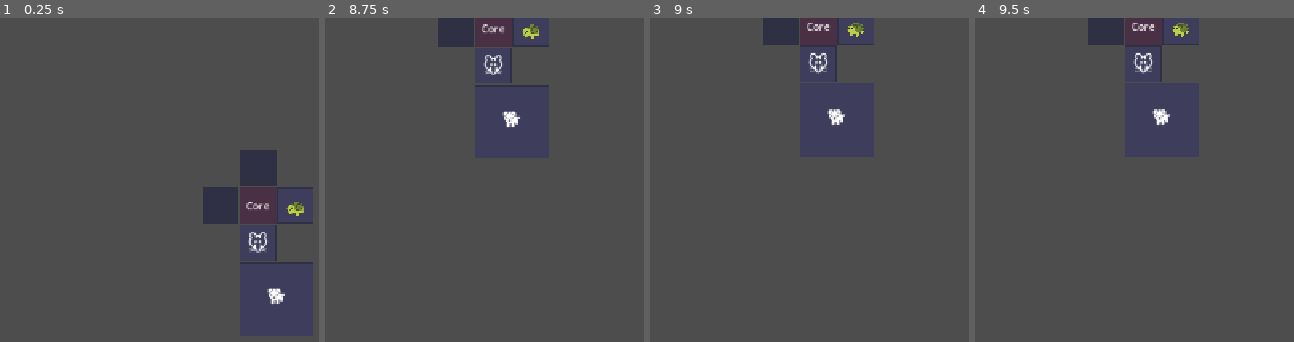
Above: before the commit, frames 1-4 (left to right).
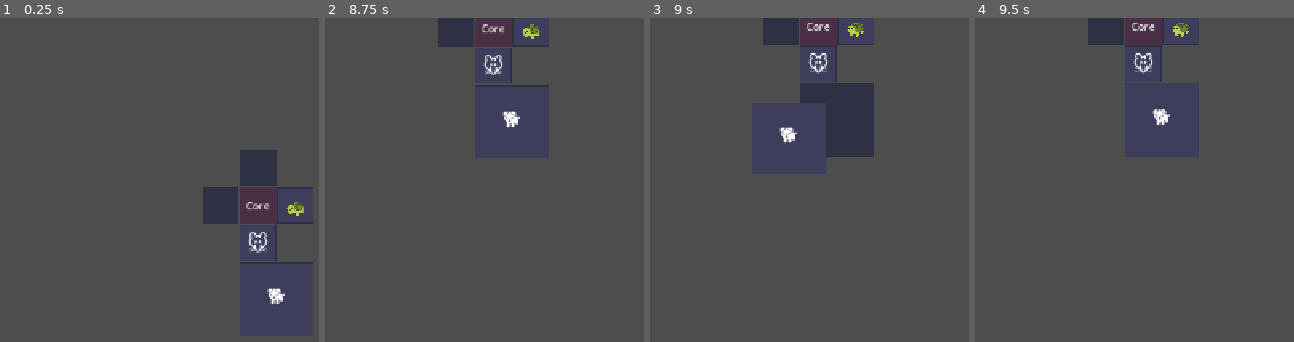
Above: after the commit, the same moments.

Repository: seekerzz/tower-html
Game: Godot game, scene res://src/Scenes/Tests/TestGridScene.tscn
Two runs of this game, one before a commit and one after it. Both use one fixed random seed, a clock stepped at 60 frames per second and the inputs below. The project has no main scene, so this scene is started directly.
Inputs (mouse positions are in pixels of both pictures, inside the frame that each line leads up to):
- Up to frame 1 (0.25 s): no input
- Up to frame 2 (8.75 s): tap Enter at 0.5, 2, 4.25 s; drag from (583, 205) to (621, 319) at 0.52 s; tap Space at 1.25, 3.5, 5 s; drag from (583, 241) to (567, 332) at 1.27 s; move the mouse to (583, 167) at 2.02 s; hold Right (ui_right) 2.03-2.75 s; click (583, 167) at 2.17 s; drag from (532, 205) to (366, 176) at 2.77 s; drag from (455, 205) to (532, 319) at 3.52 s; drag from (494, 241) to (487, 131) at 4.27 s; move the mouse to (532, 205) at 5.02 s; hold Down (ui_down) 5.03-5.75 s; click (532, 205) at 5.17 s; drag from (494, 192) to (449, 264) at 5.77 s; drag from (532, 189) to (455, 115) at 6.52 s; drag from (494, 228) to (567, 332) at 7.27 s; move the mouse to (532, 228) at 8.02 s; hold Down (ui_down) from 8.03 s (still down); click (532, 228) at 8.17 s
- Up to frame 3 (9 s): release Down (ui_down) at 8.75 s; drag from (838, 121) to (691, 176) at 8.77 s
- Up to frame 4 (9.5 s): no input

Frames 1-2 are identical in both runs. In frame 3, 0.4% of the frame differs, in the area x 40-62%, y 27-39%; in frame 4, nothing differs.

Commit message:
Implement drag-and-drop system for units on the grid
- Added drag interaction to `Unit.gd` with visual ghost feedback.
- Implemented `try_move_unit` in `GridManager.gd` handling Move, Swap, Merge, and Devour logic.
- Added `handle_unit_drop` to convert world position to grid coordinates, accounting for unit size offsets.
- Verified merging and invalid drop behavior.

Diff:
--- a/src/Scripts/GridManager.gd
+++ b/src/Scripts/GridManager.gd
@@ -54,17 +54,32 @@
 	add_child(unit)
 	unit.position = tile.position + Vector2((w-1) * TILE_SIZE * 0.5, (h-1) * TILE_SIZE * 0.5)
 
+	unit.grid_pos = Vector2i(x, y) # Set grid pos
+
 	# Mark tiles as occupied
+	_set_tiles_occupied(x, y, w, h, unit)
+
+	return true
+
+func _set_tiles_occupied(x: int, y: int, w: int, h: int, unit):
 	for dx in range(w):
 		for dy in range(h):
 			var t_key = get_tile_key(x + dx, y + dy)
-			var t = tiles[t_key]
-			if dx == 0 and dy == 0:
-				t.unit = unit
-			else:
-				t.occupied_by = Vector2i(x, y)
-
-	return true
+			if tiles.has(t_key):
+				var t = tiles[t_key]
+				if dx == 0 and dy == 0:
+					t.unit = unit
+				else:
+					t.occupied_by = Vector2i(x, y)
+
+func _clear_tiles_occupied(x: int, y: int, w: int, h: int):
+	for dx in range(w):
+		for dy in range(h):
+			var t_key = get_tile_key(x + dx, y + dy)
+			if tiles.has(t_key):
+				var t = tiles[t_key]
+				t.unit = null
+				t.occupied_by = Vector2i.ZERO
 
 func can_place_unit(x: int, y: int, w: int, h: int, exclude_unit = null) -> bool:
 	for dx in range(w):
@@ -73,8 +88,16 @@
 			if !tiles.has(key): return false
 			var tile = tiles[key]
 			if tile.type == "core": return false
+
+			# If checking for swap (exclude_unit is set), we are more permissive?
+			# Actually, standard check:
 			if tile.unit and tile.unit != exclude_unit: return false
-			if tile.occupied_by != Vector2i.ZERO and (!exclude_unit or tile.occupied_by != Vector2i(x,y)): # Simplified check
+
+			# Occupied by multi-tile unit
+			if tile.occupied_by != Vector2i.ZERO:
+				# If we are excluding a unit, we should also ignore occupancy from that unit
+				if exclude_unit and tile.occupied_by == exclude_unit.grid_pos:
+					continue
 				return false
 	return true
 
@@ -82,3 +105,192 @@
 	if GameManager.is_wave_active: return
 	# Handling selection/movement logic would go here
 	print("Clicked tile: ", tile.x, ",", tile.y)
+
+# Drag and Drop Logic
+func handle_unit_drop(unit):
+	# Calculate target grid coords
+	# Unit position is local to GridManager
+	# The unit's position is its center.
+	# To get the top-left tile coordinate, we need to adjust for size.
+
+	var w = unit.unit_data.size.x
+	var h = unit.unit_data.size.y
+
+	var offset = Vector2((w-1) * TILE_SIZE * 0.5, (h-1) * TILE_SIZE * 0.5)
+	var top_left_pos = unit.position - offset
+
+	var grid_x = round(top_left_pos.x / TILE_SIZE)
+	var grid_y = round(top_left_pos.y / TILE_SIZE)
+
+	var target_tile_key = get_tile_key(grid_x, grid_y)
+	if !tiles.has(target_tile_key):
+		unit.return_to_start()
+		return
+
+	var target_tile = tiles[target_tile_key]
+	var from_tile_key = get_tile_key(unit.grid_pos.x, unit.grid_pos.y)
+	var from_tile = tiles[from_tile_key] # Should exist
+
+	if try_move_unit(unit, from_tile, target_tile):
+		# Success
+		pass
+	else:
+		unit.return_to_start()
+
+func try_move_unit(unit, from_tile, to_tile) -> bool:
+	if unit == null or from_tile == null or to_tile == null: return false
+
+	if from_tile == to_tile: return false
+
+	var x = to_tile.x
+	var y = to_tile.y
+	var w = unit.unit_data.size.x
+	var h = unit.unit_data.size.y
+
+	# Case 1: Empty Target
+	# Check if we can place unit there (ignoring itself)
+	if can_place_unit(x, y, w, h, unit):
+		_move_unit_internal(unit, x, y)
+		return true
+
+	# Case 2: Target Occupied
+	# Get the unit at target position
+	# It might be `to_tile.unit` or `to_tile` might be `occupied_by` another unit.
+	var target_unit = to_tile.unit
+	if target_unit == null and to_tile.occupied_by != Vector2i.ZERO:
+		# Find the origin of the unit occupying this tile
+		var origin_key = get_tile_key(to_tile.occupied_by.x, to_tile.occupied_by.y)
+		if tiles.has(origin_key):
+			target_unit = tiles[origin_key].unit
+
+	if target_unit == null: return false # Should have been caught by can_place_unit if truly empty or invalid
+
+	if target_unit == unit: return false # Same unit
+
+	# Merge
+	if target_unit.type_key == unit.type_key:
+		# Check if merge-able (usually check max level etc, but simplified here)
+		target_unit.merge_with(unit)
+
+		# Remove source unit
+		_clear_tiles_occupied(unit.grid_pos.x, unit.grid_pos.y, w, h)
+		unit.queue_free()
+		return true
+
+	# Devour
+	# If target can devour source
+	if can_devour(target_unit, unit):
+		target_unit.devour(unit)
+		_clear_tiles_occupied(unit.grid_pos.x, unit.grid_pos.y, w, h)
+		unit.queue_free()
+		return true
+
+	# Swap
+	# Only if both are movable and fit
+	if can_swap(unit, target_unit):
+		_perform_swap(unit, target_unit)
+		return true
+
+	return false
+
+func _move_unit_internal(unit, new_x, new_y):
+	var w = unit.unit_data.size.x
+	var h = unit.unit_data.size.y
+
+	# Clear old
+	_clear_tiles_occupied(unit.grid_pos.x, unit.grid_pos.y, w, h)
+
+	# Set new
+	unit.grid_pos = Vector2i(new_x, new_y)
+	_set_tiles_occupied(new_x, new_y, w, h, unit)
+
+	# Update position visual
+	var tile = tiles[get_tile_key(new_x, new_y)]
+	unit.position = tile.position + Vector2((w-1) * TILE_SIZE * 0.5, (h-1) * TILE_SIZE * 0.5)
+	unit.start_position = unit.position # Update start pos for next drag
+
+func can_devour(eater, food) -> bool:
+	if food.unit_data.has("isFood") and food.unit_data.isFood:
+		return true
+	return false
+
+func can_swap(unit_a, unit_b) -> bool:
+	# Check if unit_a fits in unit_b's spot AND unit_b fits in unit_a's spot
+	# ignoring each other.
+
+	var pos_a = unit_a.grid_pos
+	var size_a = unit_a.unit_data.size
+
+	var pos_b = unit_b.grid_pos
+	var size_b = unit_b.unit_data.size
+
+	# To check accurately, we need to pretend both are removed, then check if they fit in swapped pos.
+	# But `can_place_unit` only excludes ONE unit.
+	# We need `can_place_unit` to exclude BOTH.
+
+	# Temporary simpler check: if same size, always swap?
+	if size_a == size_b: return true
+
+	# If different sizes, it's complicated.
+	# Let's try to verify A fits at B (excluding B) and B fits at A (excluding A).
+	# BUT `can_place_unit(pos_b..., exclude=unit_a)` is wrong, because unit_a is at pos_a.
+	# We want to place A at pos_b. We should exclude unit_b (currently at pos_b) from collision check.
+	# AND we should exclude unit_a (because it's moving).
+
+	# Actually, if we are swapping A and B:
+	# Check A at pos_b, excluding B. (A is moving there, B is moving away).
+	# Check B at pos_a, excluding A. (B is moving there, A is moving away).
+
+	# However, if there are OTHER units overlapping?
+	# `can_place_unit` checks against ALL tiles in the rect.
+
+	if !can_place_unit_custom(pos_b.x, pos_b.y, size_a.x, size_a.y, [unit_a, unit_b]): return false
+	if !can_place_unit_custom(pos_a.x, pos_a.y, size_b.x, size_b.y, [unit_a, unit_b]): return false
+
+	return true
+
+func can_place_unit_custom(x: int, y: int, w: int, h: int, ignore_units: Array) -> bool:
+	for dx in range(w):
+		for dy in range(h):
+			var key = get_tile_key(x + dx, y + dy)
+			if !tiles.has(key): return false
+			var tile = tiles[key]
+			if tile.type == "core": return false
+
+			if tile.unit and not (tile.unit in ignore_units): return false
+
+			if tile.occupied_by != Vector2i.ZERO:
+				var origin_key = get_tile_key(tile.occupied_by.x, tile.occupied_by.y)
+				if tiles.has(origin_key):
+					var occupant = tiles[origin_key].unit
+					if occupant and not (occupant in ignore_units):
+						return false
+	return true
+
+func _perform_swap(unit_a, unit_b):
+	var pos_a = unit_a.grid_pos
+	var pos_b = unit_b.grid_pos
+
+	var size_a = unit_a.unit_data.size
+	var size_b = unit_b.unit_data.size
+
+	# Clear both
+	_clear_tiles_occupied(pos_a.x, pos_a.y, size_a.x, size_a.y)
+	_clear_tiles_occupied(pos_b.x, pos_b.y, size_b.x, size_b.y)
+
+	# Place A at B's old pos
+	unit_a.grid_pos = pos_b
+	_set_tiles_occupied(pos_b.x, pos_b.y, size_a.x, size_a.y, unit_a)
+
+	# Place B at A's old pos
+	unit_b.grid_pos = pos_a
+	_set_tiles_occupied(pos_a.x, pos_a.y, size_b.x, size_b.y, unit_b)
+
+	# Update visuals
+	var tile_for_a = tiles[get_tile_key(pos_b.x, pos_b.y)]
+	unit_a.position = tile_for_a.position + Vector2((size_a.x-1) * TILE_SIZE * 0.5, (size_a.y-1) * TILE_SIZE * 0.5)
+	unit_a.start_position = unit_a.position
+
+	var tile_for_b = tiles[get_tile_key(pos_a.x, pos_a.y)]
+	unit_b.position = tile_for_b.position + Vector2((size_b.x-1) * TILE_SIZE * 0.5, (size_b.y-1) * TILE_SIZE * 0.5)
+	unit_b.start_position = unit_b.position
--- a/src/Scripts/Unit.gd
+++ b/src/Scripts/Unit.gd
@@ -13,6 +13,13 @@
 var damage: float
 var range_val: float
 var atk_speed: float
+
+# Grid / Drag logic
+var grid_pos: Vector2i = Vector2i.ZERO
+var is_dragging: bool = false
+var drag_offset: Vector2 = Vector2.ZERO
+var start_position: Vector2 = Vector2.ZERO
+var ghost_node: Node2D = null
 
 signal unit_clicked(unit)
 
@@ -41,6 +48,10 @@
 		$StarLabel.hide()
 
 func _process(delta):
+	if is_dragging:
+		global_position = get_global_mouse_position() + drag_offset
+		return
+
 	if !GameManager.is_wave_active: return
 
 	if cooldown > 0:
@@ -66,5 +77,53 @@
 	update_visuals()
 
 func _on_area_2d_input_event(viewport, event, shape_idx):
-	if event is InputEventMouseButton and event.pressed and event.button_index == MOUSE_BUTTON_LEFT:
-		unit_clicked.emit(self)
+	if !GameManager.is_wave_active:
+		if event is InputEventMouseButton and event.pressed and event.button_index == MOUSE_BUTTON_LEFT:
+			start_drag(get_global_mouse_position())
+			unit_clicked.emit(self)
+
+func _input(event):
+	if is_dragging:
+		if event is InputEventMouseButton and !event.pressed and event.button_index == MOUSE_BUTTON_LEFT:
+			end_drag()
+
+func start_drag(mouse_pos_global):
+	is_dragging = true
+	start_position = position
+	drag_offset = global_position - mouse_pos_global
+	z_index = 100
+	create_ghost()
+
+func end_drag():
+	is_dragging = false
+	z_index = 0
+	remove_ghost()
+
+	if GameManager.grid_manager:
+		GameManager.grid_manager.handle_unit_drop(self)
+	else:
+		return_to_start()
+
+func create_ghost():
+	if ghost_node: return
+	ghost_node = Node2D.new()
+	var rect = $ColorRect.duplicate()
+	var lbl = $Label.duplicate()
+	ghost_node.add_child(rect)
+	ghost_node.add_child(lbl)
+	# Visual copies need to be reset in position because they were children of unit centered at 0,0
+	# Wait, rect position is -size/2.
+	# If I add them to ghost_node, and set ghost_node position to start_position, it should match.
+
+	get_parent().add_child(ghost_node)
+	ghost_node.position = start_position
+	ghost_node.modulate.a = 0.5
+	ghost_node.z_index = -1
+
+func remove_ghost():
+	if ghost_node:
+		ghost_node.queue_free()
+		ghost_node = null
+
+func return_to_start():
+	position = start_position
